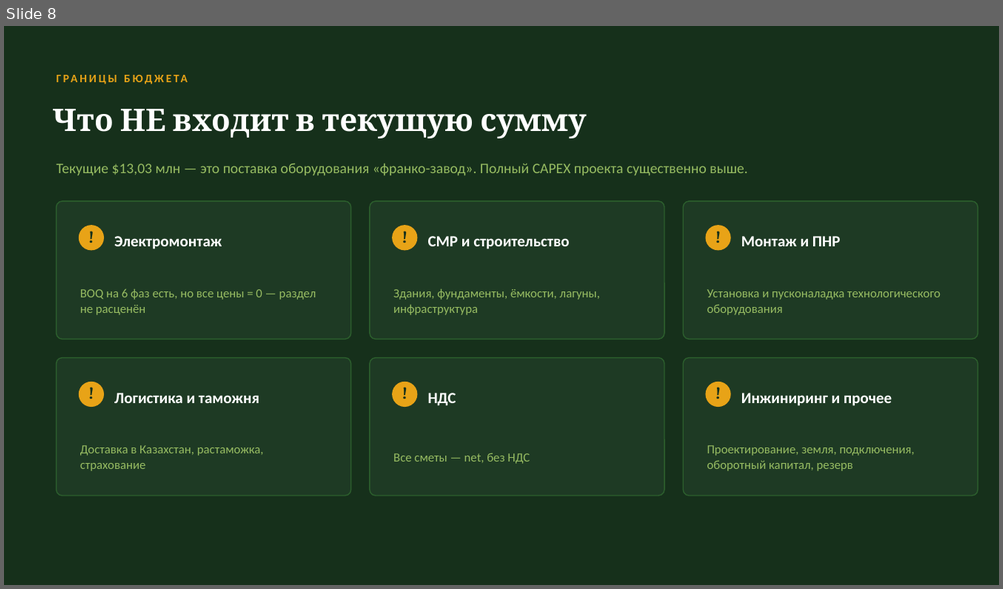
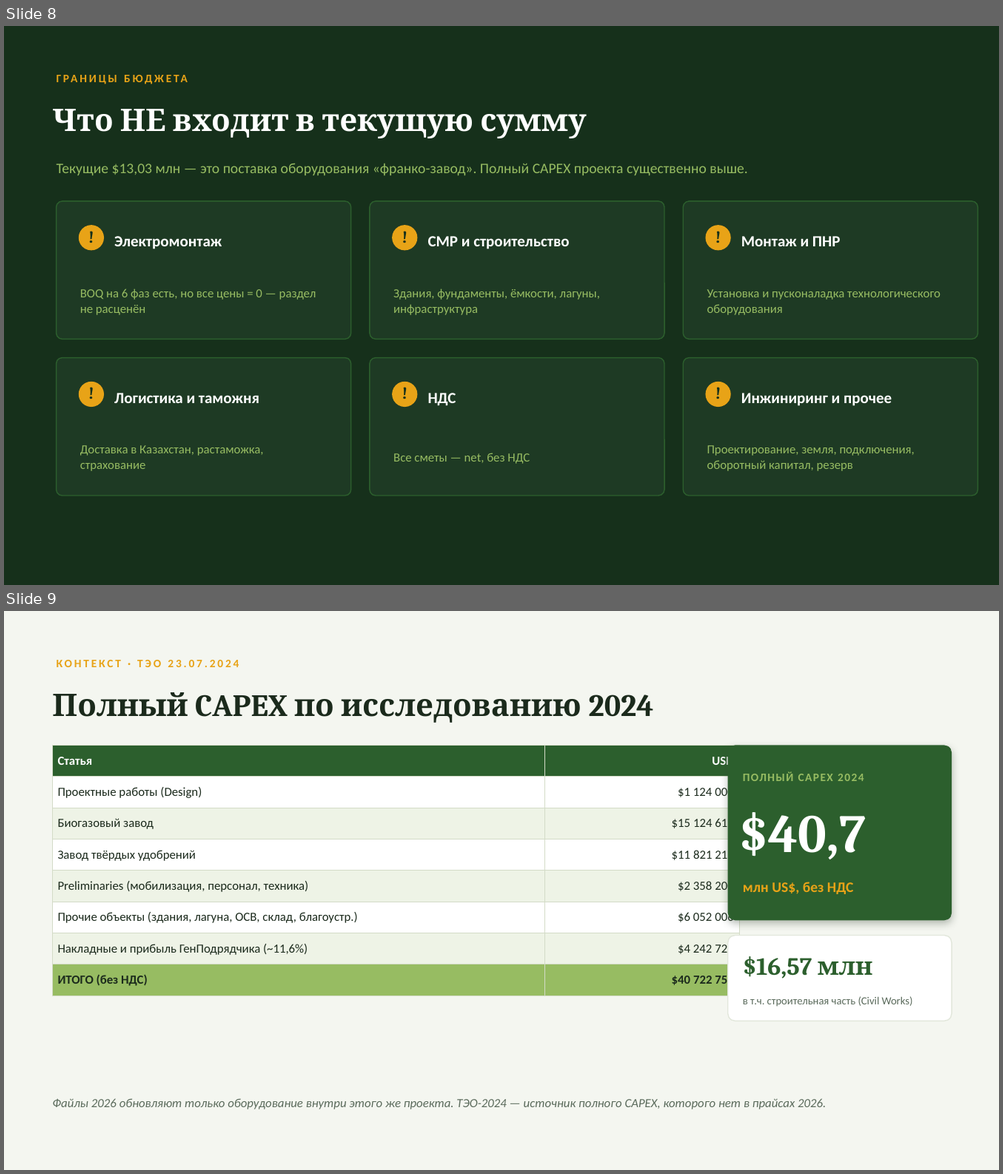
Before and after one commit to aoobakirov/board-presentation, a slide deck: Kazbiofert_Budget_Brief.pptx. Shown one above the other, each under a label of ours: slide 8 before the commit, slides 8 and 9 after it. The pictures are 1003x589 and 1003x1174 pixels, drawn with LibreOffice and Linux fonts; fonts in the diff are those of the drawing. Boxes give left, top, right and bottom in pixels: in the first picture for what was removed or moved away, otherwise in the second. Text is boxed around its words. In the diff, an @@ line names an element or a change of style, - is before the commit and + after.

```diff
--- a/Kazbiofert_Budget_Brief.pptx
+++ b/Kazbiofert_Budget_Brief.pptx
@@ slide 9 added at (4,611,999,1170), background #F4F6F0 @@
@@ text added at (57,660,239,667), 11 pt, text #E8A317, bold @@
+КОНТЕКСТ · ТЭО 23.07.2024
@@ text added at (52,692,654,723), 30 pt, text #1B2A1C, bold @@
+Полный CAPEX по исследованию 2024
@@ table added at (53,745,739,990), 8 rows, 2 columns @@
+Статья | USD
+Проектные работы (Design) | $1 124 000
+Биогазовый завод | $15 124 612
+Завод твёрдых удобрений | $11 821 212
+Preliminaries (мобилизация, персонал, техника) | $2 358 200
+Прочие объекты (здания, лагуна, ОСВ, склад, благоустр.) | $6 052 006
+Накладные и прибыль ГенПодрядчика (~11,6%) | $4 242 724
+ИТОГО (без НДС) | $40 722 753
@@ rounded rectangle added at (728,745,951,920), fill #2C5F2D @@
@@ text added at (743,772,863,781), 11 pt, text #97BC62, bold @@
+ПОЛНЫЙ CAPEX 2024
@@ text added at (739,812,865,860), 52 pt, text #FFFFFF, bold @@
+$40,7
@@ text added at (743,882,854,894), 14 pt, text #E8A317, bold @@
+млн US$, без НДС
@@ rounded rectangle added at (728,936,951,1022), fill #FFFFFF, outline #E2E7DB 1 pt @@
@@ text added at (743,957,872,979), 24 pt, text #2C5F2D, bold @@
+$16,57 млн
@@ text added at (743,997,913,1007), 10.5 pt, text #5B6B5C @@
+в т.ч. строительная часть (Civil Works)
@@ text added at (52,1099,825,1110), 12 pt, text #5B6B5C, italic @@
+Файлы 2026 обновляют только оборудование внутри этого же проекта. ТЭО-2024 — источник полного CAPEX, которого нет в прайсах 2026.
```
Also in this commit, not shown: 1 other slide added, 1 other file.
